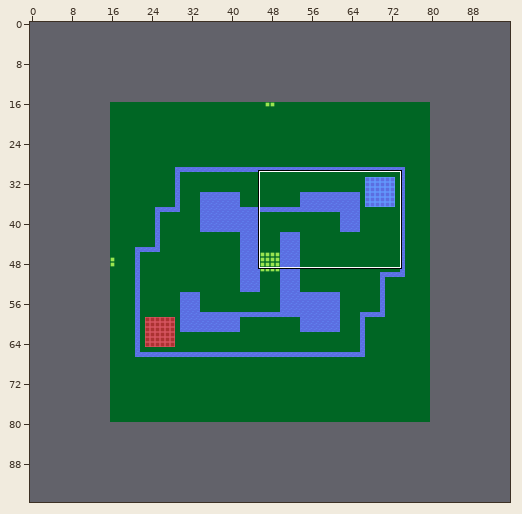
Two versions of a level (Tiled map (JSON), assets/tilemaps/koth-two.json). Above, an overview of the earlier version with the close-up marked.
Close-up. Before the commit:
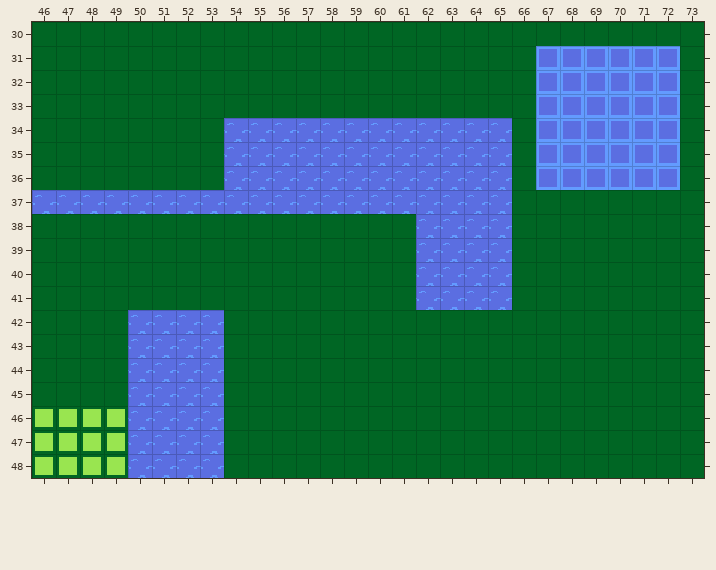
Cells are 16x16 px. Shown: x 46..73, y 30..48. The commit also changed other parts of the map, which this record leaves out. The old version is drawn lined up with the new one.
New version:
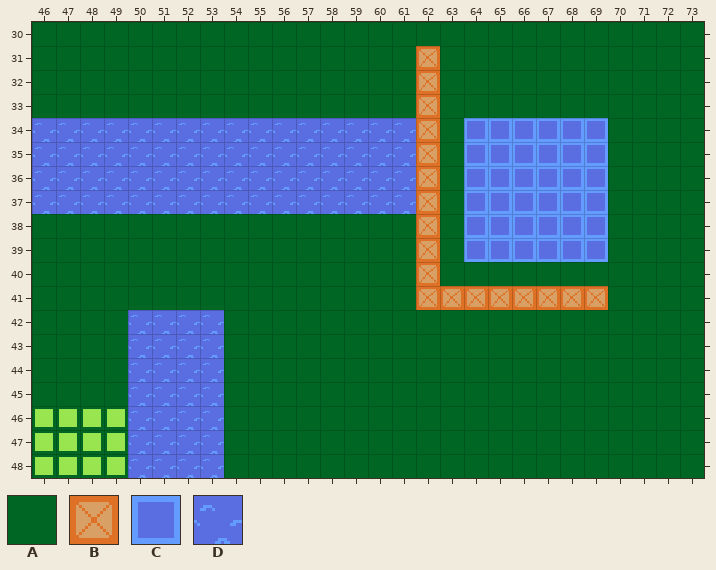
Key: from "stockheimer-test-tileset-extru": A 0, B 1, C 4, D 10.
_ is an empty cell.
Tiles of an added or newly shown layer are drawn over the layers below it.
From old to new:
map size 64x64 -> 96x96 cells (old content now starts at 16,16; both pictures use the new coordinates)
Layer "Tile Layer 1":
Tile C gives way to tile A in rows 31 to 33 at x 67 to 72; in rows 34 to 36 at x 70 to 72.
Tile D gives way to tile A in rows 34 to 39 at x 63; in row 40 at x 63 to 65.
Tile A gives way to tile B in row 41 at x 66 to 69.
Tile D gives way to tile B in rows 34 to 40 at x 62; in row 41 at x 62 to 65.
Tile A gives way to tile C in rows 34 to 36 at x 66; in rows 37 to 39 at x 66 to 69.
Tile D gives way to tile C in rows 34 to 39 at x 64 to 65.
Layer "Tile Layer 2" (added):
The edit adds tile B in rows 31 to 33 at x 62.
The edit adds tile D in rows 34 to 36 at x 46 to 53.
Where, in picture pixels (left, top, right, bottom), the same in both close-ups:
changed: (416, 46, 680, 310)
added: (32, 118, 224, 190)
